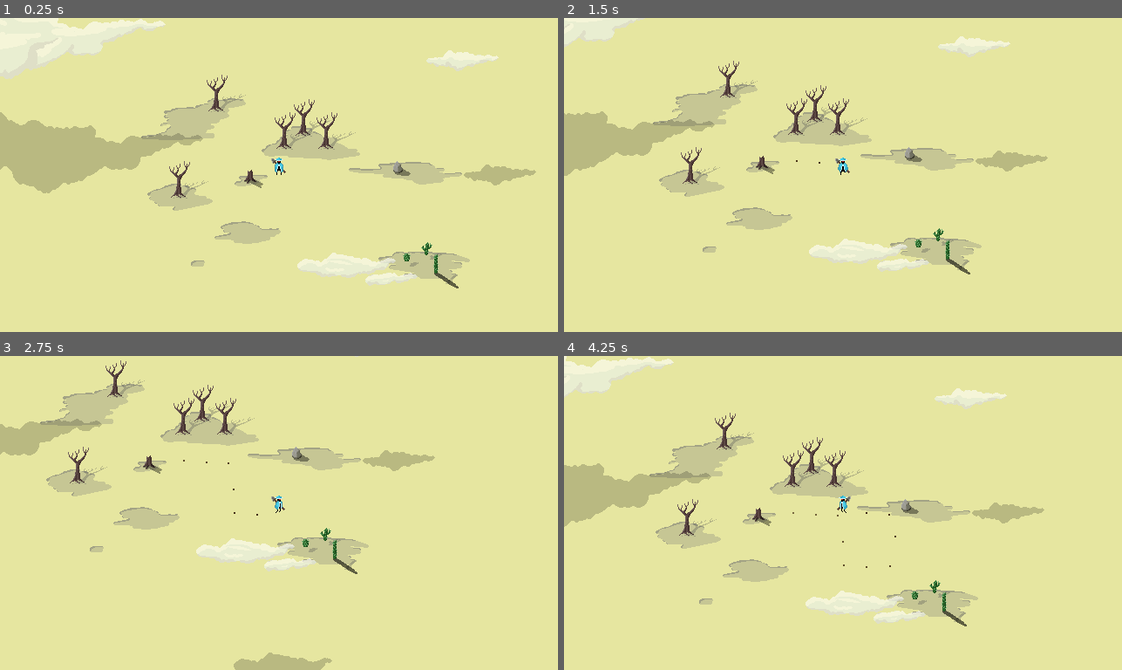
Above: before the commit, frames 1-4 (two rows, left to right).
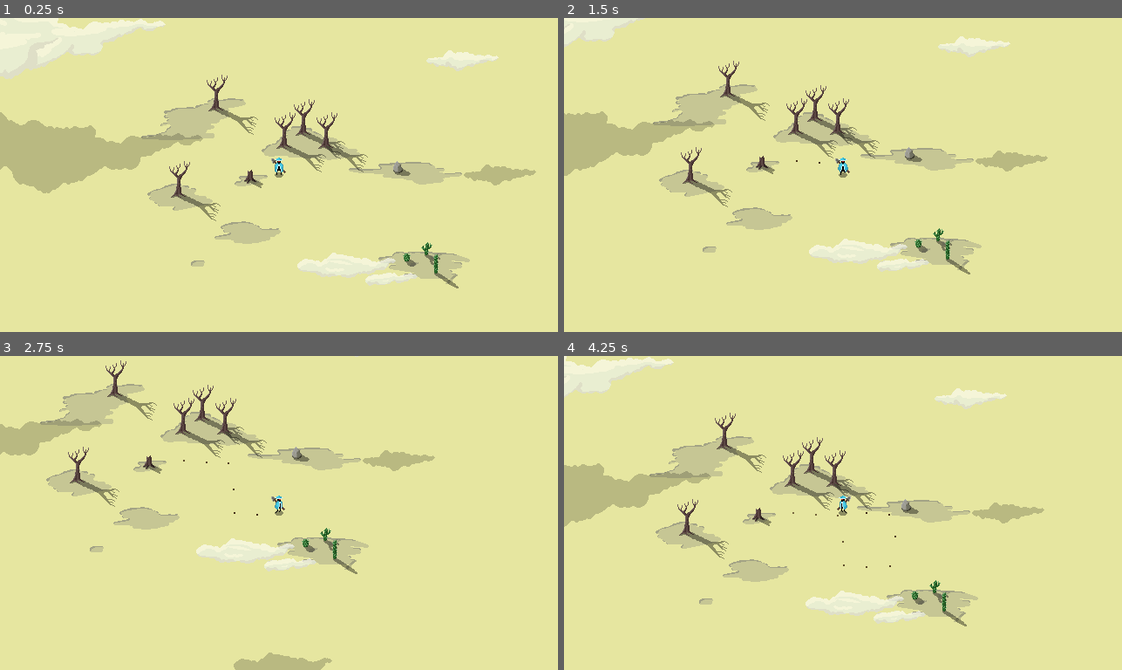
Above: after the commit, the same moments.

Repository: ObliteratedEntertainment/PixelGameJam2024
Game: Godot game, scene res://main.tscn
The game is run twice, just before and just after one commit, with the same random seed, the same clock (stepped at 60 frames per second) and the same inputs.
Inputs:
- Up to frame 1 (0.25 s): no input
- Up to frame 2 (1.5 s): tap Enter at 0.5 s; hold Right (ui_right) 0.53-1.28 s; hold Down (ui_down) from 1.28 s (still down)
- Up to frame 3 (2.75 s): release Down (ui_down) at 2.03 s; hold Right (ui_right) from 2.03 s (still down)
- Up to frame 4 (4.25 s): release Right (ui_right) at 2.78 s; hold Up (ui_up) 2.78-3.53 s; hold Left (ui_left) from 3.53 s (still down)

The runs differ from the first frame. In frame 1, 1.0% of the frame differs, in the area x 30-83%, y 24-87%; in frame 2, 1.0%, in the area x 21-73%, y 19-82%; in frame 3, 1.0%; in frame 4, 1.0%.

Commit message:
Added dead player spawning.

Diff:
--- a/autoloads/playroom.gd
+++ b/autoloads/playroom.gd
@@ -1,5 +1,6 @@
 extends Node
 
+const MAX_FOOTPRINTS_STORED = 30
 
 # To Test with Playroom connectivity
 # In the upper-right, click the "Remote Debug" option and
@@ -29,7 +30,8 @@
 # Broadcasted when info about a player's death/inscription has been loaded
 # Can be used immediately, or can be requested through
 # Playroom.get_death(...) or Playroom.get_inscription(...)
-signal death_loaded(room_name: String, player_name: String, location: Vector2, consumed: bool)
+signal death_loaded(room_name: String, player_name: String, location: Vector2, footprints: Array[Vector2])
+signal death_load_failed(room_name: String, player_name: String)
 signal inscription_loaded(room_name: String, player_name: String, location: Vector2, type: int, likes: int)
 
 # From the Dev dashboard of dev.joinplayroom.com
@@ -168,10 +170,16 @@
 	_playroom.getPersistentData("inscriptions") \
 		.then(_bridgeToJS(_receive_inscription_list))
 
+func request_death_data(player_name: String) -> void:
+	_playroom.getPersistentData("deaths_%s" % [player_name]) \
+		.then(_bridgeToJS(_receive_player_death))
 
 # Register where the player died
 # And include some of their footprints up to the point they died
 func add_death_location(position: Vector2, footprints: Array[Vector2]) -> void:
+	if _current_room == "":
+		return
+
 	# TODO: Shard the death tracker by zone since we cant change rooms
 	if not _created_death_tracker.has(_current_room):
 		_created_death_tracker[_current_room] = true
@@ -265,8 +273,46 @@
 func _receive_death_list(args: Variant) -> void:
 	if "length" in args[0]:
 		print("Death Map Length: ", args[0].length)
-		deaths_updated.emit(args[0])
-
+
+		var player_names: Array[String] = []
+
+		for i in range(args[0].length):
+			player_names.push_back(args[0][i])
+
+		deaths_updated.emit(_current_room, player_names)
+
+func _receive_player_death(args: Variant) -> void:
+	var player_name = "profour" # test data
+	#print("Received player death data: ", player_name)
+	print("With args: ", args[0])
+	var death_data = JSON.parse_string(args[0])
+
+	print("JSON Parsed object: ", death_data)
+
+	if "p" in death_data and "f" in death_data:
+		var raw_position = death_data["p"]
+		if typeof(raw_position) != TYPE_ARRAY or len(raw_position) != 2:
+			death_load_failed.emit(_current_room, player_name)
+			return
+
+		var raw_footprints = death_data["f"]
+		if typeof(raw_footprints) != TYPE_ARRAY:
+			death_load_failed.emit(_current_room, player_name)
+			return
+
+
+		var pos = Vector2(raw_position[0], raw_position[1])
+
+		var fp: Array[Vector2] = []
+		for i in range(min(len(raw_footprints), MAX_FOOTPRINTS_STORED)):
+			var raw_coord = raw_footprints[i]
+			if typeof(raw_coord) != TYPE_ARRAY or len(raw_coord) != 2:
+				death_load_failed.emit(_current_room, player_name)
+				return
+
+			fp.push_back(Vector2(raw_coord[0], raw_coord[1]))
+
+		death_loaded.emit(_current_room, player_name, pos, fp)
 
 # Callback for the list of valid keys for persisted inscriptions
 func _receive_inscription_list(args: Variant) -> void:
--- a/decorations/cactus_1.tscn
+++ b/decorations/cactus_1.tscn
@@ -18,7 +18,7 @@
 shape = SubResource("CircleShape2D_d7n53")
 
 [node name="Shadow" type="Sprite2D" parent="."]
-self_modulate = Color(1, 1, 1, 0.588235)
+self_modulate = Color(1, 1, 1, 0.392157)
 z_index = -1
 position = Vector2(2, -2)
 texture = ExtResource("3_kyhk2")
--- a/decorations/cactus_2.tscn
+++ b/decorations/cactus_2.tscn
@@ -19,7 +19,7 @@
 shape = SubResource("CircleShape2D_d7n53")
 
 [node name="Shadow" type="Sprite2D" parent="."]
-self_modulate = Color(1, 1, 1, 0.588235)
+self_modulate = Color(1, 1, 1, 0.392157)
 z_index = -1
 position = Vector2(2, -3)
 texture = ExtResource("3_h0d3n")
--- a/decorations/cactus_3.tscn
+++ b/decorations/cactus_3.tscn
@@ -19,7 +19,7 @@
 shape = SubResource("CircleShape2D_d7n53")
 
 [node name="Shadow" type="Sprite2D" parent="."]
-self_modulate = Color(1, 1, 1, 0.588235)
+self_modulate = Color(1, 1, 1, 0.392157)
 z_index = 1
 z_as_relative = false
 position = Vector2(6, -5)
--- /dev/null
+++ b/decorations/dead_player.gd
@@ -0,0 +1,18 @@
+extends Node2D
+
+const FOOTPRINT = preload("res://footprint.tscn")
+
+@export var offset: Vector2
+@export var footprints: Array[Vector2] = []
+
+# Called when the node enters the scene tree for the first time.
+func _ready() -> void:
+	var counter := 0.0
+	for loc in footprints:
+		counter += 1.0
+
+		var fp := FOOTPRINT.instantiate()
+		fp.auto_tween = false
+		fp.position = loc - offset
+		fp.modulate = Color(0.0, 0.0, 0.0, counter / (1.0*len(footprints)))
+		add_child(fp)
--- /dev/null
+++ b/decorations/dead_player.tscn
@@ -0,0 +1,13 @@
+[gd_scene load_steps=3 format=3 uid="uid://b6337ix4gewji"]
+
+[ext_resource type="Script" path="res://decorations/dead_player.gd" id="1_gb8v4"]
+[ext_resource type="Texture2D" uid="uid://dgn21ewf4a77k" path="res://sprites/player/player.png" id="1_uwj86"]
+
+[node name="DeadPlayer" type="Node2D"]
+script = ExtResource("1_gb8v4")
+
+[node name="Sprite2D" type="Sprite2D" parent="."]
+position = Vector2(0, -16)
+texture = ExtResource("1_uwj86")
+region_enabled = true
+region_rect = Rect2(224, 224, 32, 32)
--- a/decorations/dead_tree.tscn
+++ b/decorations/dead_tree.tscn
@@ -1,7 +1,7 @@
 [gd_scene load_steps=4 format=3 uid="uid://de47yuehnopao"]
 
-[ext_resource type="Material" uid="uid://cle6tda0v4ocr" path="res://shadow.tres" id="1_2k7at"]
 [ext_resource type="Texture2D" uid="uid://dbqa5ejaeyfoy" path="res://sprites/plants/deadtree.png" id="2_omynr"]
+[ext_resource type="Texture2D" uid="uid://jh5pwyq434ly" path="res://sprites/plants/deadtree_shadow.png" id="3_3ds32"]
 
 [sub_resource type="CircleShape2D" id="CircleShape2D_d7n53"]
 radius = 6.0
@@ -9,9 +9,13 @@
 [node name="DeadTree" type="StaticBody2D"]
 
 [node name="Sprite2D" type="Sprite2D" parent="."]
-material = ExtResource("1_2k7at")
 position = Vector2(2, -19)
 texture = ExtResource("2_omynr")
 
 [node name="CollisionShape2D" type="CollisionShape2D" parent="."]
 shape = SubResource("CircleShape2D_d7n53")
+
+[node name="Shadow" type="Sprite2D" parent="."]
+self_modulate = Color(1, 1, 1, 0.392157)
+position = Vector2(2, -19)
+texture = ExtResource("3_3ds32")
--- a/decorations/dirt_1.tscn
+++ b/decorations/dirt_1.tscn
@@ -5,5 +5,5 @@
 [node name="Dirt1" type="Node2D"]
 
 [node name="Sprite2D" type="Sprite2D" parent="."]
-z_index = -1
+z_index = -2
 texture = ExtResource("1_iiqic")
--- a/decorations/dirt_2.tscn
+++ b/decorations/dirt_2.tscn
@@ -5,5 +5,5 @@
 [node name="Dirt2" type="Node2D"]
 
 [node name="Sprite2D" type="Sprite2D" parent="."]
-z_index = -1
+z_index = -2
 texture = ExtResource("1_dw0oh")
--- a/decorations/dirt_3.tscn
+++ b/decorations/dirt_3.tscn
@@ -5,5 +5,5 @@
 [node name="Dirt3" type="Node2D"]
 
 [node name="Sprite2D" type="Sprite2D" parent="."]
-z_index = -1
+z_index = -2
 texture = ExtResource("1_2pfak")
--- a/decorations/dirt_4.tscn
+++ b/decorations/dirt_4.tscn
@@ -5,5 +5,5 @@
 [node name="Dirt4" type="Node2D"]
 
 [node name="Sprite2D" type="Sprite2D" parent="."]
-z_index = -1
+z_index = -2
 texture = ExtResource("1_5cg31")
--- a/decorations/dirt_5.tscn
+++ b/decorations/dirt_5.tscn
@@ -5,5 +5,5 @@
 [node name="Dirt6" type="Node2D"]
 
 [node name="Sprite2D" type="Sprite2D" parent="."]
-z_index = -1
+z_index = -2
 texture = ExtResource("1_d7hpk")
--- a/decorations/dirt_6.tscn
+++ b/decorations/dirt_6.tscn
@@ -5,5 +5,5 @@
 [node name="Dirt6" type="Node2D"]
 
 [node name="Sprite2D" type="Sprite2D" parent="."]
-z_index = -1
+z_index = -2
 texture = ExtResource("1_5w8tr")
--- a/decorations/dirt_7.tscn
+++ b/decorations/dirt_7.tscn
@@ -5,5 +5,5 @@
 [node name="Dirt7" type="Node2D"]
 
 [node name="Sprite2D" type="Sprite2D" parent="."]
-z_index = -1
+z_index = -2
 texture = ExtResource("1_l52st")
--- a/decorations/dirt_8.tscn
+++ b/decorations/dirt_8.tscn
@@ -5,5 +5,5 @@
 [node name="Dirt8" type="Node2D"]
 
 [node name="Sprite2D" type="Sprite2D" parent="."]
-z_index = -1
+z_index = -2
 texture = ExtResource("1_q5fsq")
--- a/footprint.gd
+++ b/footprint.gd
@@ -1,9 +1,11 @@
 extends Sprite2D
 
+@export var auto_tween := true
 
 func _ready() -> void:
 
-	var tween := create_tween()
+	if auto_tween:
+		var tween := create_tween()
 
-	tween.tween_property(self, "modulate:a", 0.0, 10.0)
-	tween.tween_callback(queue_free.bind(self))
+		tween.tween_property(self, "modulate:a", 0.0, 10.0)
+		tween.tween_callback(queue_free)
--- a/player.gd
+++ b/player.gd
@@ -19,7 +19,12 @@
 @export var exhausted := false
 @export var dead := false
 
+var recent_footprints: Array[Vector2] = []
+
 func _physics_process(delta: float) -> void:
+
+	if Input.is_action_just_pressed("dev_death"):
+		die()
 
 	var speed := minf(speed + ACCEL * ACCEL * delta, MAX_SPEED)
 
@@ -46,12 +51,21 @@
 	move_and_slide()
 
 
+func die():
+	dead = true
+
+	Playroom.add_death_location(position, recent_footprints)
+
 func _anim_place_footprint(spawn_west: bool):
+	var footprint = FOOTPRINT.instantiate()
 	if spawn_west:
-		var footprint = FOOTPRINT.instantiate()
 		footprint.global_position = west_side.global_position
-		get_parent().add_child(footprint)
 	else:
-		var footprint = FOOTPRINT.instantiate()
 		footprint.global_position = east_side.global_position
-		get_parent().add_child(footprint)
+
+	get_parent().add_child(footprint)
+
+	recent_footprints.push_back(Vector2(footprint.global_position.x, footprint.global_position.y))
+
+	while recent_footprints.size() > Playroom.MAX_FOOTPRINTS_STORED:
+		recent_footprints.pop_front()
--- a/player.tscn
+++ b/player.tscn
@@ -1,7 +1,8 @@
-[gd_scene load_steps=44 format=3 uid="uid://dgvotwqi8xwg"]
+[gd_scene load_steps=45 format=3 uid="uid://dgvotwqi8xwg"]
 
 [ext_resource type="Script" path="res://player.gd" id="1_e1cfo"]
 [ext_resource type="Texture2D" uid="uid://dgn21ewf4a77k" path="res://sprites/player/player.png" id="2_e2s6s"]
+[ext_resource type="Texture2D" uid="uid://o4nkn2fbx3ly" path="res://sprites/player/player_shadow.png" id="3_qdbqr"]
 
 [sub_resource type="CapsuleShape2D" id="CapsuleShape2D_njm32"]
 radius = 5.0
@@ -451,8 +452,8 @@
 advance_expression_base_node = NodePath("..")
 anim_player = NodePath("../AnimationPlayer")
 parameters/current_length = 0.80001
-parameters/current_position = 0.637643
-parameters/current_delta = 0.00714286
+parameters/current_position = 0.266647
+parameters/current_delta = 0.006961
 parameters/DeathDown/current_length = 0.80001
 parameters/DeathDown/current_position = 0.80001
 parameters/DeathDown/current_delta = 0.0
@@ -501,21 +502,21 @@
 parameters/Idle/Start/current_position = 0.0
 parameters/Idle/Start/current_delta = 0.0
 parameters/Movement/current_length = 0.80001
-parameters/Movement/current_position = 0.637643
-parameters/Movement/current_delta = 0.00714286
+parameters/Movement/current_position = 0.266647
+parameters/Movement/current_delta = 0.006961
 parameters/Movement/blend_position = Vector2(-0.446187, 0.629956)
 parameters/Movement/0/current_length = 0.80001
-parameters/Movement/0/current_position = 0.637643
-parameters/Movement/0/current_delta = 0.00714286
+parameters/Movement/0/current_position = 0.266647
+parameters/Movement/0/current_delta = 0.006961
 parameters/Movement/1/current_length = 0.80001
-parameters/Movement/1/current_position = 0.637643
-parameters/Movement/1/current_delta = 0.00714286
+parameters/Movement/1/current_position = 0.266647
+parameters/Movement/1/current_delta = 0.006961
 parameters/Movement/2/current_length = 0.80001
-parameters/Movement/2/current_position = 0.637643
-parameters/Movement/2/current_delta = 0.00714286
+parameters/Movement/2/current_position = 0.266647
+parameters/Movement/2/current_delta = 0.006961
 parameters/Movement/3/current_length = 0.80001
-parameters/Movement/3/current_position = 0.637643
-parameters/Movement/3/current_delta = 0.00714286
+parameters/Movement/3/current_position = 0.266647
+parameters/Movement/3/current_delta = 0.006961
 parameters/Start/current_length = 0.0
 parameters/Start/current_position = 0.0
 parameters/Start/current_delta = 0.0
@@ -527,3 +528,8 @@
 
 [node name="WestSide" type="Marker2D" parent="."]
 position = Vector2(-3, 1)
+
+[node name="Shadow" type="Sprite2D" parent="."]
+self_modulate = Color(1, 1, 1, 0.392157)
+z_index = -1
+texture = ExtResource("3_qdbqr")
--- /dev/null
+++ b/player_deaths_manager.gd
@@ -0,0 +1,38 @@
+extends Node2D
+
+const DEAD_PLAYER = preload("res://decorations/dead_player.tscn")
+
+var known_deaths := {}
+
+# Called when the node enters the scene tree for the first time.
+func _ready() -> void:
+	Playroom.deaths_updated.connect(_on_deaths_updated)
+	Playroom.death_load_failed.connect(_on_death_load_failed)
+	Playroom.death_loaded.connect(_on_death_loaded)
+
+
+
+func _on_deaths_updated(room: String, death_list: Array[String]) -> void:
+	print("Death list received by manager: ", death_list)
+
+	for name in death_list:
+		if name not in known_deaths:
+			known_deaths[name] = false
+
+
+	# TODO: remove, this is test data
+	Playroom.request_death_data("profour")
+
+func _on_death_load_failed(room: String, player: String) -> void:
+	print("failed to load death for ", room, " and player ", player)
+
+func _on_death_loaded(room: String, player: String, pos: Vector2, footprints: Array[Vector2]) -> void:
+	print("Death successfully loaded for ", player)
+	print("Position: ", pos)
+	print("Footprints: ", footprints)
+
+	var body := DEAD_PLAYER.instantiate()
+	body.footprints = footprints
+	body.offset = pos
+	body.position = pos
+	add_child(body)
--- a/project.godot
+++ b/project.godot
@@ -64,6 +64,11 @@
 , Object(InputEventKey,"resource_local_to_scene":false,"resource_name":"","device":-1,"window_id":0,"alt_pressed":false …(183 unchanged characters)…
 ]
 }
+dev_death={
+"deadzone": 0.5,
+"events": [Object(InputEventKey,"resource_local_to_scene":false,"resource_name":"","device":-1,"window_id":0,"alt_pressed":false,"shift_pressed":false,"ctrl_pressed":true,"meta_pressed":false,"pressed":false,"keycode":0,"physical_keycode":80,"key_label":0,"unicode":0,"location":0,"echo":false,"script":null)
+]
+}
 
 [layer_names]
 
--- a/world.tscn
+++ b/world.tscn
@@ -18,6 +18,7 @@
 [ext_resource type="PackedScene" uid="uid://bd4qtiyb6gckq" path="res://decorations/rock_1.tscn" id="16_8581n"]
 [ext_resource type="PackedScene" uid="uid://2otgb546q5w" path="res://decorations/cactus_2.tscn" id="16_cohu3"]
 [ext_resource type="PackedScene" uid="uid://cfd4dfkvg2iuu" path="res://decorations/cactus_3.tscn" id="17_m07k5"]
+[ext_resource type="Script" path="res://player_deaths_manager.gd" id="19_dbppj"]
 
 [node name="World" type="Node2D"]
 y_sort_enabled = true
@@ -107,3 +108,6 @@
 
 [node name="Cactus1" parent="." instance=ExtResource("15_6w7c7")]
 position = Vector2(416, 256)
+
+[node name="PlayerDeathsManager" type="Node2D" parent="."]
+script = ExtResource("19_dbppj")
Binary file changed: sprites/plants/deadtree.aseprite
Binary file added: sprites/plants/deadtree_shadow.png
Not shown, added: sprites/plants/deadtree_shadow.png.import
Binary file added: sprites/player/player_shadow.aseprite
Binary file added: sprites/player/player_shadow.png
Not shown, added: sprites/player/player_shadow.png.import
Not shown: 1 places in world.tscn that only renumber resources
